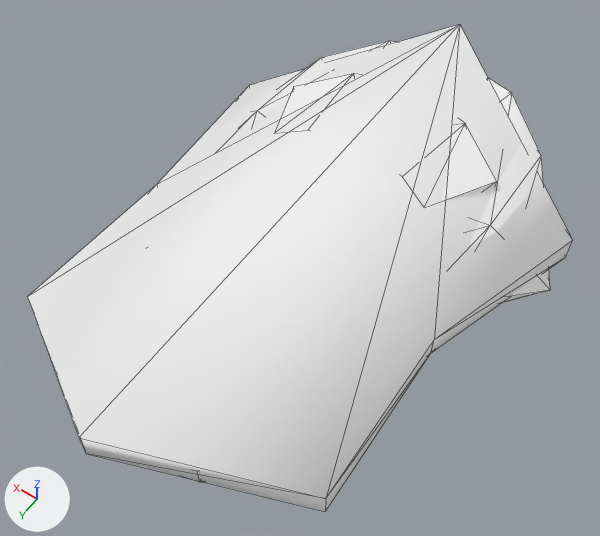
Two versions of the glTF model docs/models/weapons/w09/167_sld.glb, one commit apart.
Rendered twice from a 50 mm lens placed at (-0.634, 0.976, 1.438), pointed at (-0.02, 0.117, 0.088). Every picture has the same lights, and +X, +Y and +Z are marked at lower left. The older version comes first. Mesh edges are drawn as thin lines. Vertices at exactly the same position are counted once.

Objects in the first picture: 'Group[0]'.
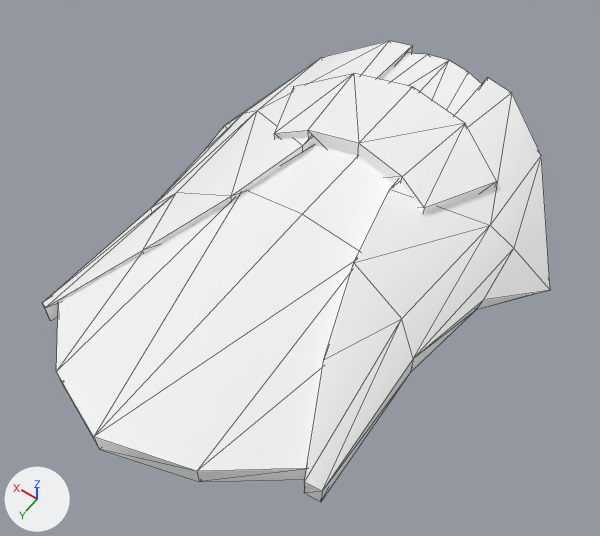
Changed parts and their boxes (x1, y1, x2, y2) in the pictures (600 x 536 px):
'Group[0]', reshaped (7% narrower)
    before: (27, 24, 573, 512)
    after: (43, 41, 550, 502)
part 1 of me_group_0, deleted
    before: (27, 24, 573, 512)

Patch to the scene script:
```diff
--- a/docs/models/weapons/w09/167_sld.glb.py
+++ b/docs/models/weapons/w09/167_sld.glb.py
@@ me_group_0 @@
 # used by ob_group_0; location = (0.0, 0.0, 0.0)
-me_group_0.from_pydata(...)  # 118 vertices, 204 faces; spans x -0.451..0.451, y -0.535..0.691, z -0.049..0.291
-me_group_0.materials.append(mat_scene_material)  # white #ffffff
+me_group_0.from_pydata(...)  # 102 vertices, 176 faces; spans x -0.451..0.451, y -0.512..0.667, z -0.049..0.245
+# me_group_0 part 1: the loose piece of 16 vertices spanning x -0.441..0.441, y -0.535..0.691, z -0.002..0.291 is deleted
 me_group_0.materials.append(mat_xfb__e_m00_gun167_env01)
```
